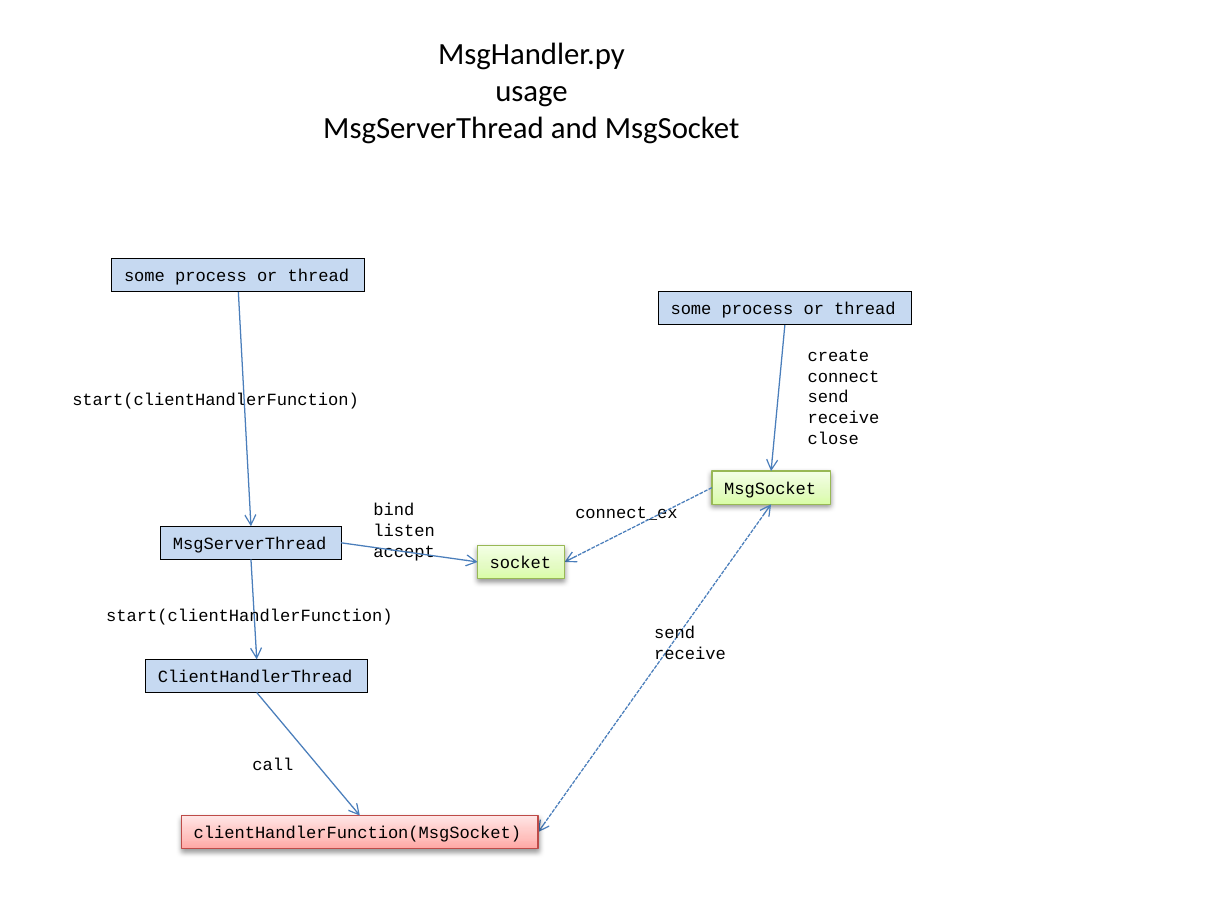
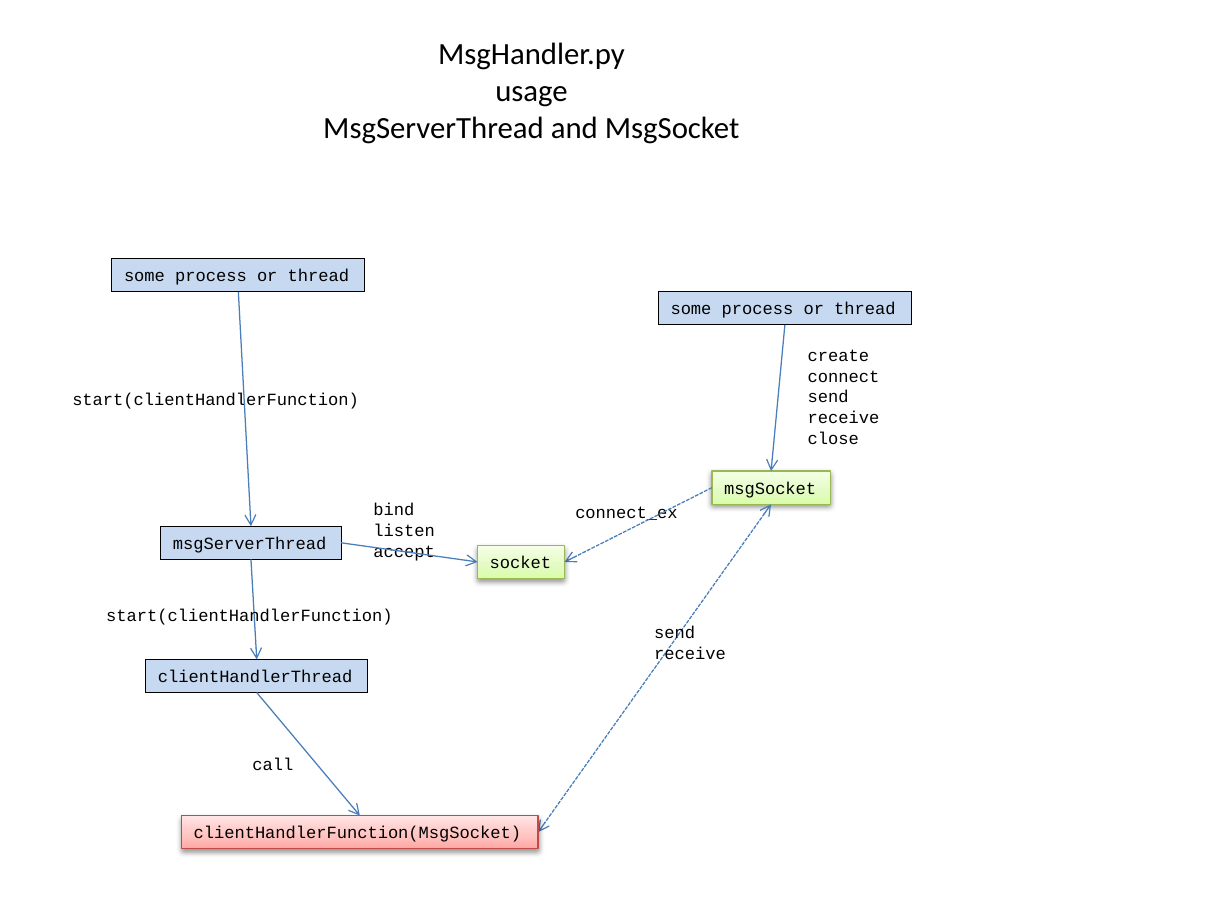
Before and after one commit to mlozborne/motin, a slide deck: slide 6 of Scripting/ScriptingDocumenation/DesignDiagrams.pptx (slide 5 before the commit). Drawn at 1232x924 pixels with LibreOffice and Linux fonts; fonts in the diff are those of the drawing. Boxes give left, top, right and bottom in pixels: in the first picture for what was removed or moved away, otherwise in the second. Text is boxed around its words. In the diff, an @@ line names an element or a change of style, - is before the commit and + after.

```diff
--- a/Scripting/ScriptingDocumenation/DesignDiagrams.pptx
+++ b/Scripting/ScriptingDocumenation/DesignDiagrams.pptx
@@ text in rectangle at (724,481,816,498): text changed @@
-MsgSocket
+msgSocket
@@ text in rectangle at (173,536,326,553): text changed @@
-MsgServerThread
+msgServerThread
@@ text in rectangle at (158,669,352,683): text changed @@
-ClientHandlerThread
+clientHandlerThread
```
Also in this commit, not shown: 5 other slides changed, 2 slides added, 16 other files.
